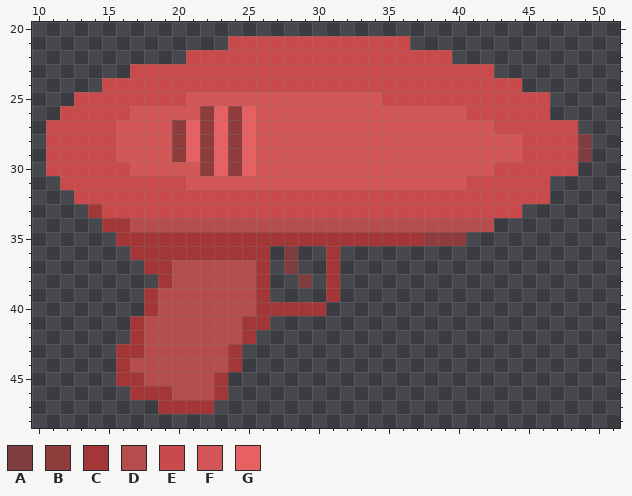
Pixel-art sprite: assets/rayGun.png. That is the earlier state.
The file is 64x64 pixels. Colours within 5 levels of each other are drawn and written as one. Shown: x 10..51, y 20..48.
Palette (. is transparent): A #7e3e3f  B #8f3c3c  C #a33737  D #b64d4d  E #c94a4a  F #d45758  G #e76162
After the commit:
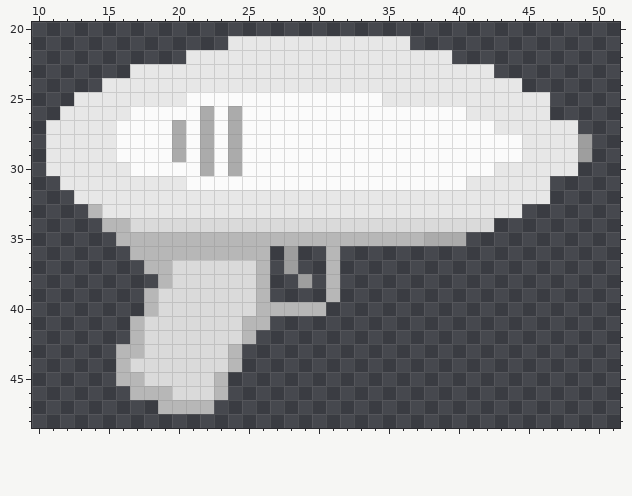
The edit:
Colour A changes from #7e3e3f to #9e9e9e.
Colour B changes from #8f3c3c to #ababab.
Colour C changes from #a33737 to #b7b7b7.
Colour D changes from #b64d4d to #dadada.
Colour E changes from #c94a4a to #e7e7e7.
Colour F changes from #d45758 to #fbfbfb.
The author changed colour G to colour F in row 26 at x 23 and 25; in rows 27 to 29 at x 21, 23 and 25; in row 30 at x 23 and 25.
Boxes around the changes in both pictures, in picture pixels (x1, y1, x2, y2):
changed: (46, 36, 592, 414)
